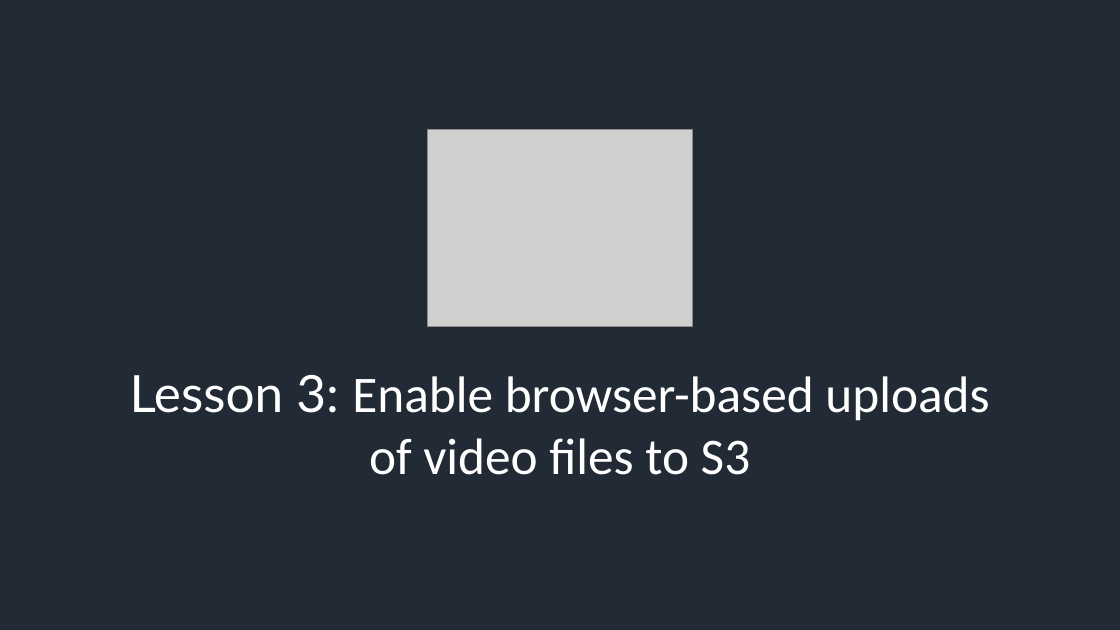
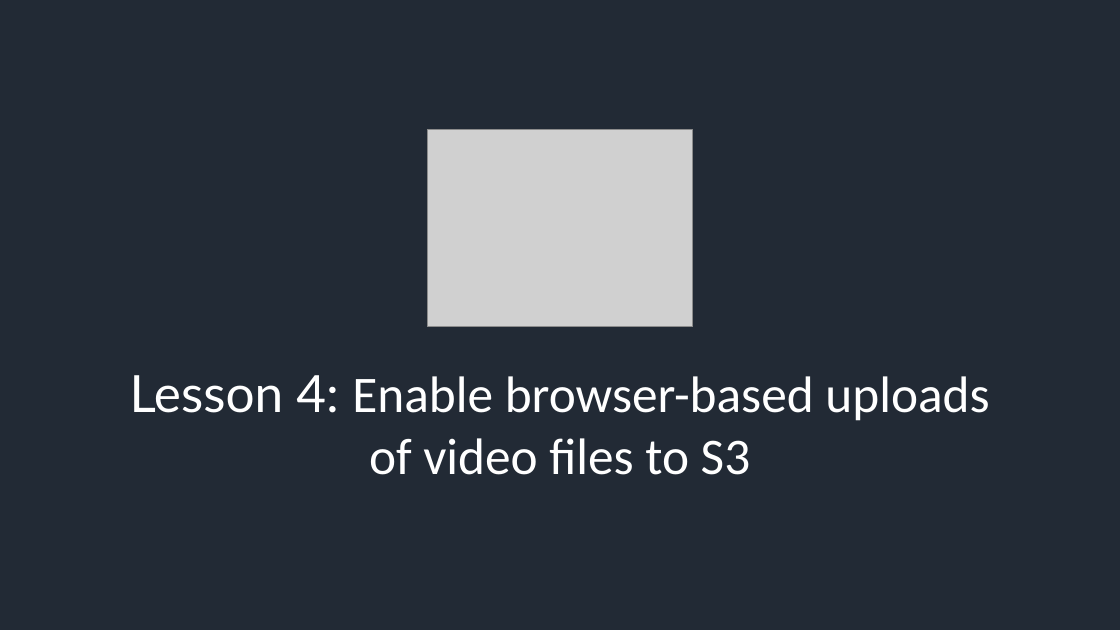
Before and after one commit to ACloudGuru/serverless-workshop, a slide deck: slide 1 of lesson-4/Slides.pptx. Drawn at 1120x630 pixels with LibreOffice and Linux fonts; fonts in the diff are those of the drawing; grey boxes stand for pictures; background and template pictures are left out. Boxes give left, top, right and bottom in pixels: in the first picture for what was removed or moved away, otherwise in the second. Text is boxed around its words. In the diff, an @@ line names an element or a change of style, - is before the commit and + after.

Commit message:
updating lesson 4

```diff
--- a/lesson-4/Slides.pptx
+++ b/lesson-4/Slides.pptx
@@ text at box(130, 375, 989, 475): text changed @@
-Lesson 3: Enable browser-based uploads of video files to S3
+Lesson 4: Enable browser-based uploads of video files to S3
```
Also in this commit, not shown: 1 slide removed, 1 other file.
